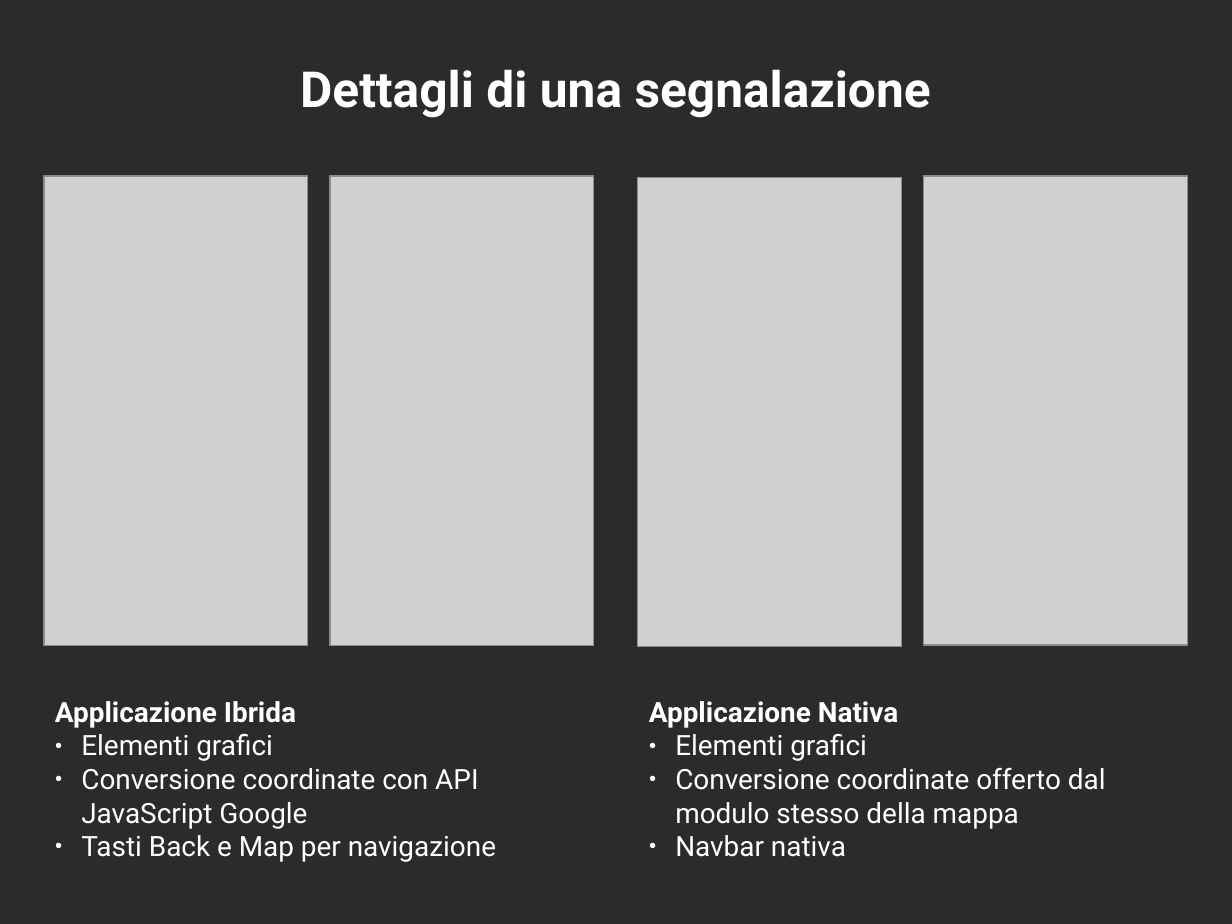
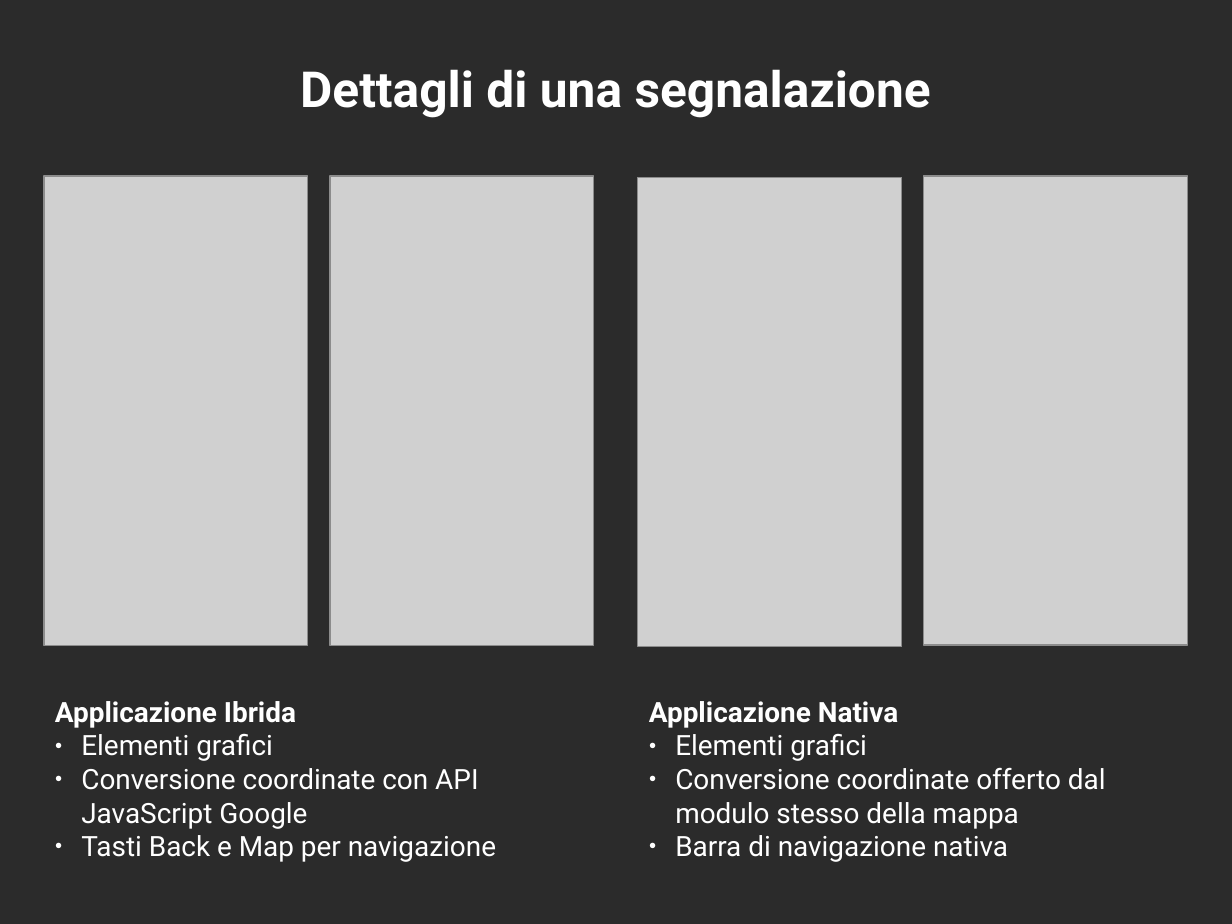
Before and after one commit to mircobe87/tesi-crossplatform, a slide deck: slide 12 of presentazione/presentazione.odp. Drawn at 1232x924 pixels with LibreOffice and Linux fonts; fonts in the diff are those of the drawing; grey boxes stand for pictures; background and template pictures are left out; a plain dark background stands for a picture behind light text. Boxes give left, top, right and bottom in pixels: in the first picture for what was removed or moved away, otherwise in the second. Text is boxed around its words. In the diff, an @@ line names an element or a change of style, - is before the commit and + after.

Commit message:
cambiato navbar in barra di navigazione slide dettagli segnalazioni

```diff
--- a/presentazione/presentazione.odp
+++ b/presentazione/presentazione.odp
@@ text at bbox=[675, 835, 1008, 862]: text changed @@
-● Navbar nativa
+● Barra di navigazione nativa
```
